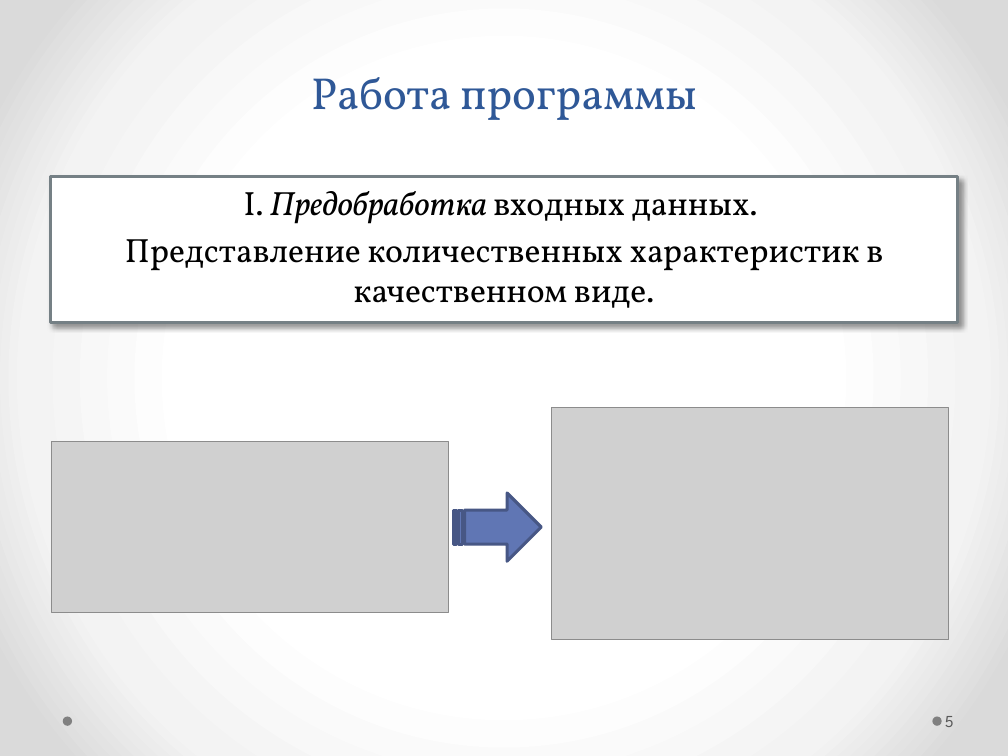
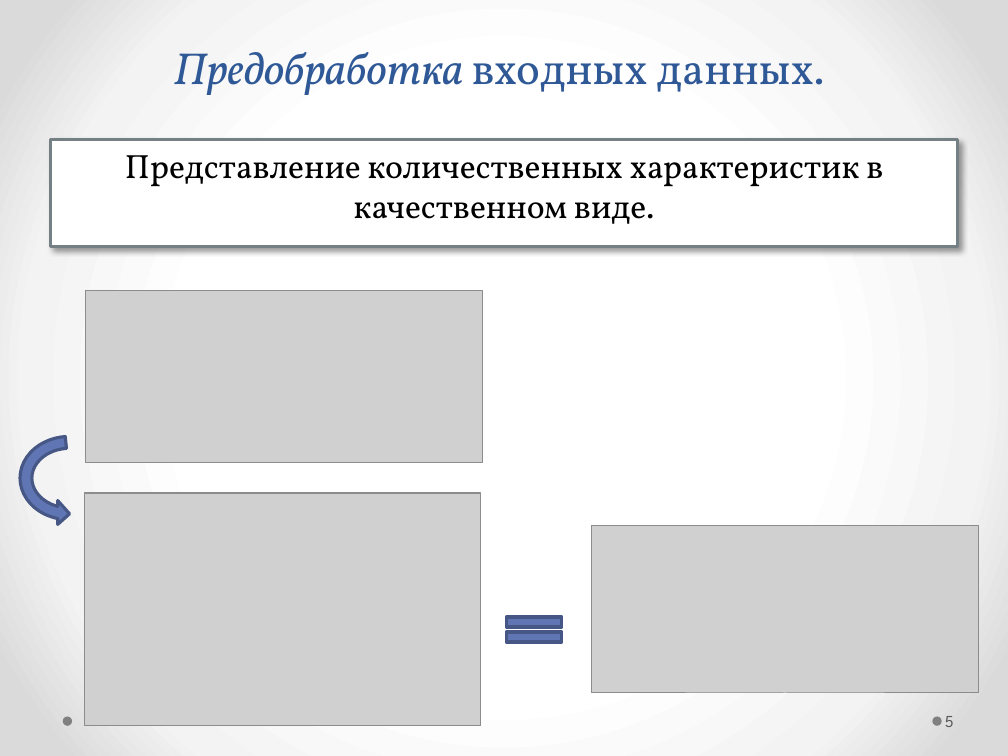
Before and after one commit to kmi9work/Fires, a slide deck: slide 5 of Apriori/my_tex/Поиск ассоциативных правил_Apriori.pptx. Drawn at 1008x756 pixels with LibreOffice and Linux fonts; fonts in the diff are those of the drawing; grey boxes stand for pictures. Boxes give left, top, right and bottom in pixels: in the first picture for what was removed or moved away, otherwise in the second. Text is boxed around its words. In the diff, an @@ line names an element or a change of style, - is before the commit and + after.

```diff
--- a/Apriori/my_tex/Поиск ассоциативных правил_Apriori.pptx
+++ b/Apriori/my_tex/Поиск ассоциативных правил_Apriori.pptx
@@ title at [174,52,825,95]: text changed @@
-Работа программы
+Предобработка входных данных.
@@ text "Представление количественных характеристик в качественном ...": place and size @@
-text "Представление количественных характеристик в качественном ..." at [50,176,958,323]
+text "Представление количественных характеристик в качественном ..." at [50,140,958,247]
@@ text at [244,191,758,224]: paragraph removed @@
-I. Предобработка входных данных.
@@ picture: place and size @@
-picture at [51,442,449,613]
+picture at [86,290,483,462]
@@ circular arrow added at [15,430,125,526], fill #6076B4, outline #475785 2.25 pt @@
@@ picture: place and size @@
-picture at [551,407,949,640]
+picture at [84,493,481,726]
@@ striped right arrow removed at [454,493,541,561] @@
@@ picture added at [592,526,979,694] @@
@@ math equal added at [497,609,573,651], fill #6076B4, outline #475785 2.25 pt @@
```
Also in this commit, not shown: 9 other slides changed, 5 other files.
